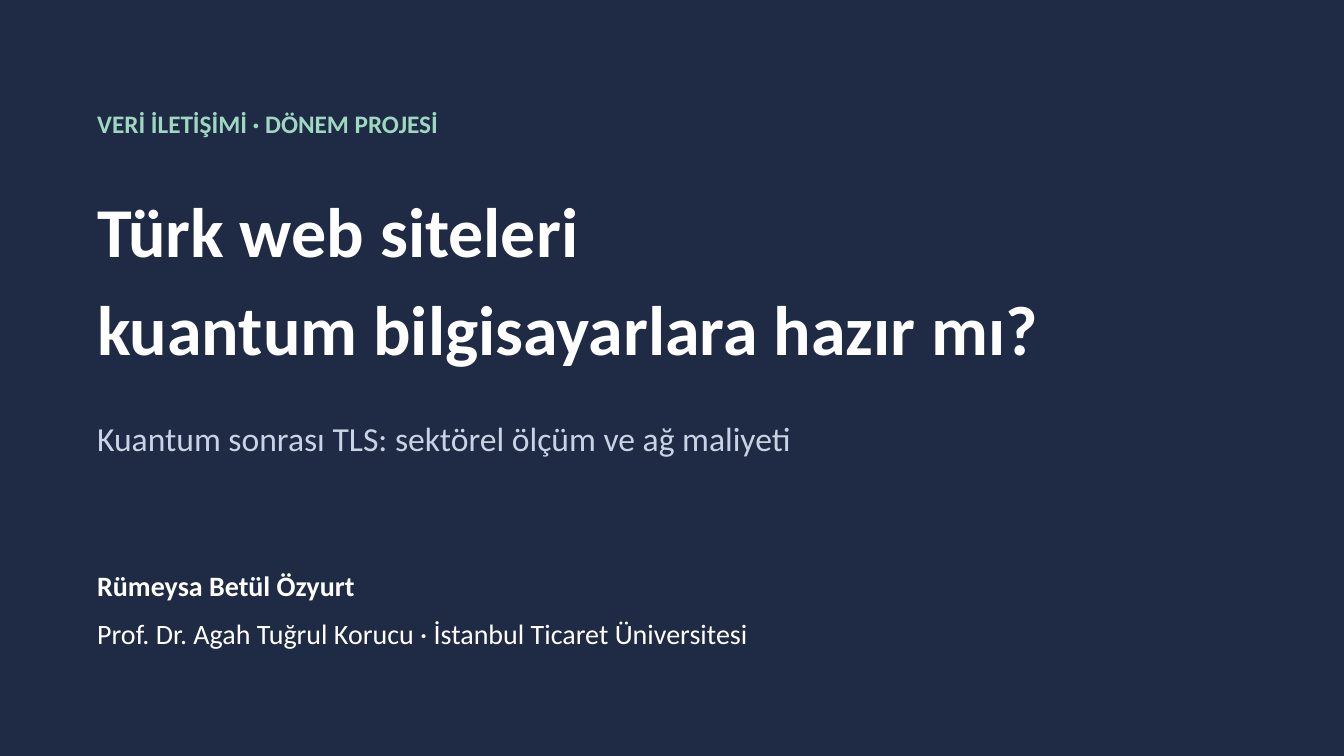
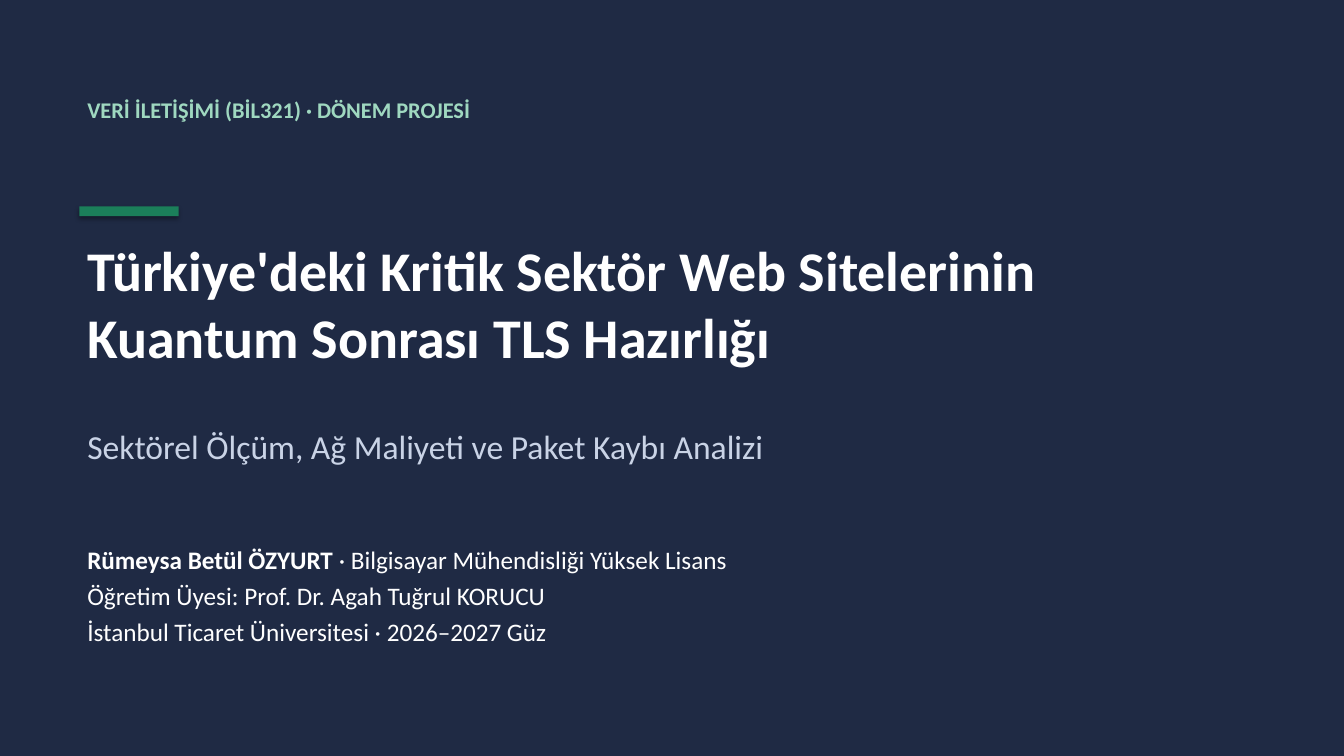
Before and after one commit to yeozyurt/yeozyurt, a slide deck: slide 1 of veri_iletisimi_proje/Rumeysa_Betul_Ozyurt_Veri_Iletisimi_Proje_Sunumu.pptx. Drawn at 1344x756 pixels with LibreOffice and Linux fonts; fonts in the diff are those of the drawing. Boxes give left, top, right and bottom in pixels: in the first picture for what was removed or moved away, otherwise in the second. Text is boxed around its words. In the diff, an @@ line names an element or a change of style, - is before the commit and + after.

```diff
--- a/veri_iletisimi_proje/Rumeysa_Betul_Ozyurt_Veri_Iletisimi_Proje_Sunumu.pptx
+++ b/veri_iletisimi_proje/Rumeysa_Betul_Ozyurt_Veri_Iletisimi_Proje_Sunumu.pptx
@@ rectangle at (0,0,1344,756): shadow on @@
@@ text at (87,99,470,122): text changed; size 18 to 16 pt @@
-VERİ İLETİŞİMİ · DÖNEM PROJESİ
+VERİ İLETİŞİMİ (BİL321) · DÖNEM PROJESİ
@@ rectangle added at (80,207,178,217), fill #1B7F5A @@
@@ text removed at (97,208,1037,367) @@
-Türk web siteleri
-kuantum bilgisayarlara hazır mı?
@@ text at (87,251,1035,368): text changed; size 24 to 40 pt; text colour #C9D3E6 to #FFFFFF; bold on @@
-Kuantum sonrası TLS: sektörel ölçüm ve ağ maliyeti
+Türkiye'deki Kritik Sektör Web Sitelerinin
+Kuantum Sonrası TLS Hazırlığı
@@ text added at (87,432,763,465), 24 pt, text #C9D3E6 @@
+Sektörel Ölçüm, Ağ Maliyeti ve Paket Kaybı Analizi
@@ text at (87,549,726,641): text changed; size 20 to 18 pt @@
-Rümeysa Betül Özyurt
-Prof. Dr. Agah Tuğrul Korucu · İstanbul Ticaret Üniversitesi
+Rümeysa Betül ÖZYURT · Bilgisayar Mühendisliği Yüksek Lisans
+Öğretim Üyesi: Prof. Dr. Agah Tuğrul KORUCU
+İstanbul Ticaret Üniversitesi · 2026–2027 Güz
```
Also in this commit, not shown: 1 other slide changed, 20 slides added, 12 slides removed, 1 other file.
